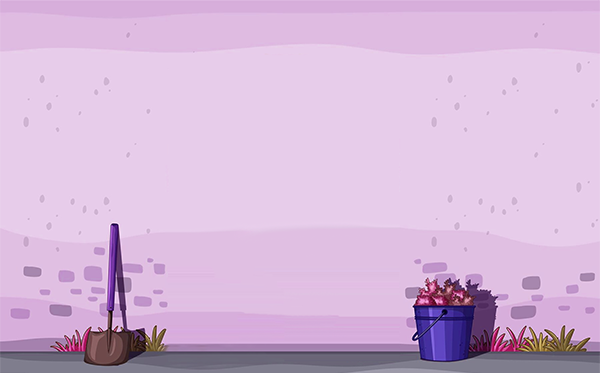
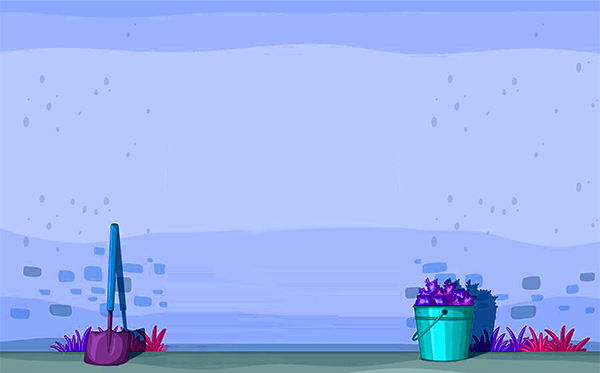
Revision of a layered (600, 373) image; what changed, layer by layer:
added layer "Ebene 0 Kopie 4" above "Ebene 0 Kopie 3" over (0, 0, 600, 373)
hid "Ebene 0 Kopie" over (0, 0, 600, 373)
